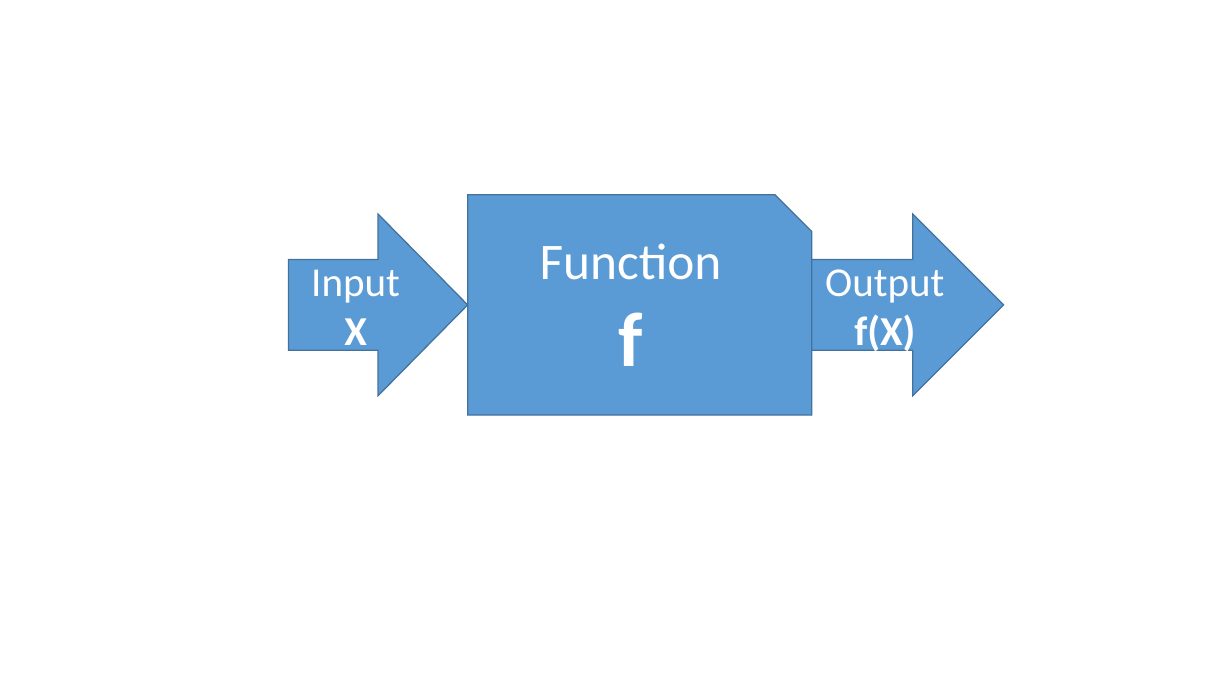
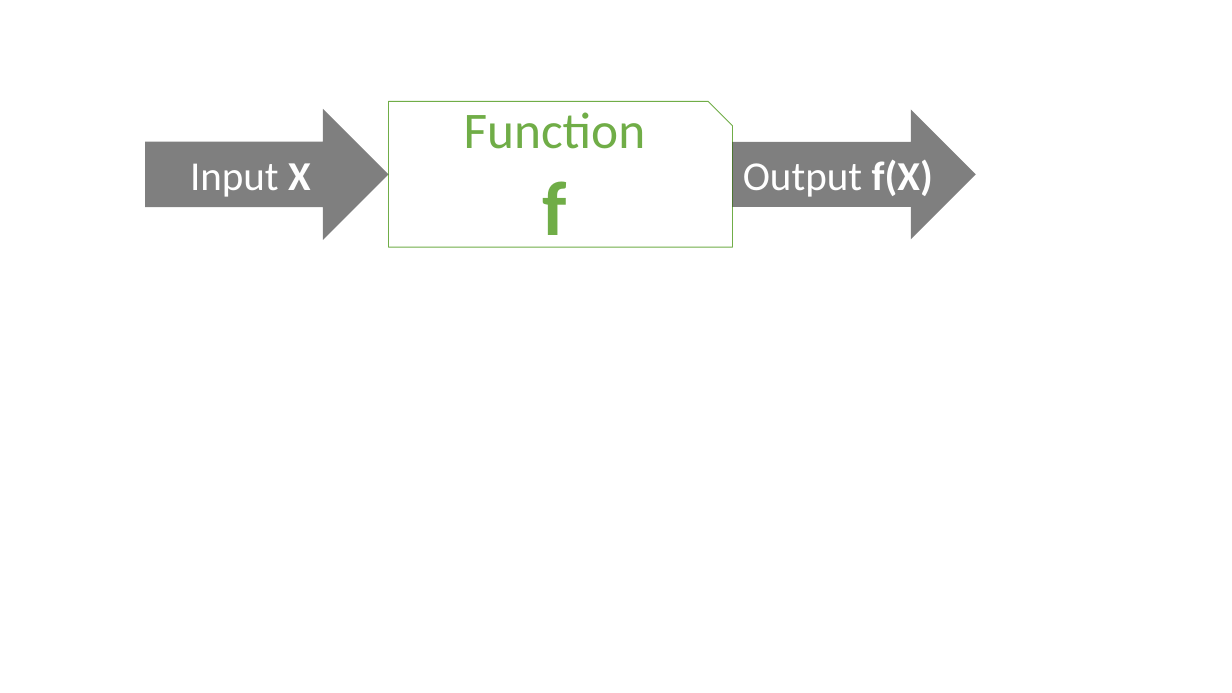
Before and after one commit to eruvuriaswani/Learn_Python, a slide deck: slide 1 of Chapter 09 - Functional Programming/files/PureFunctions.pptx. Drawn at 1232x693 pixels with LibreOffice and Linux fonts; fonts in the diff are those of the drawing. Boxes give left, top, right and bottom in pixels: in the first picture for what was removed or moved away, otherwise in the second. Text is boxed around its words. In the diff, an @@ line names an element or a change of style, - is before the commit and + after.

Commit message:
writing functional programming docs

```diff
--- a/Chapter 09 - Functional Programming/files/PureFunctions.pptx
+++ b/Chapter 09 - Functional Programming/files/PureFunctions.pptx
@@ right arrow "Input X" at box(145, 109, 388, 240): fill #5B9BD5 to #000000 at 50% opacity; outline #43739E 1 pt to none @@
@@ right arrow "Input X": place and size @@
-right arrow "Input X" at box(288, 214, 468, 396)
+right arrow "Input X" at box(145, 109, 388, 240)
@@ snip round rect "Function": place and size @@
-snip round rect "Function" at box(468, 195, 811, 415)
+snip round rect "Function" at box(388, 102, 732, 248)
@@ snip round rect "Function" at box(388, 102, 732, 248): text colour #FFFFFF to #70AD47; fill #5B9BD5 to none; outline #43739E 1 pt to #70AD47 0.75 pt @@
@@ right arrow "Output f(X)": place and size @@
-right arrow "Output f(X)" at box(811, 214, 1004, 396)
+right arrow "Output f(X)" at box(733, 109, 976, 239)
@@ right arrow "Output f(X)" at box(733, 109, 976, 239): fill #5B9BD5 to #000000 at 50% opacity; outline #43739E 1 pt to none @@
@@ text in right arrow at box(190, 163, 311, 197): text changed @@
-Input
-X
+Input X
```
Also in this commit, not shown: 9 other files.
